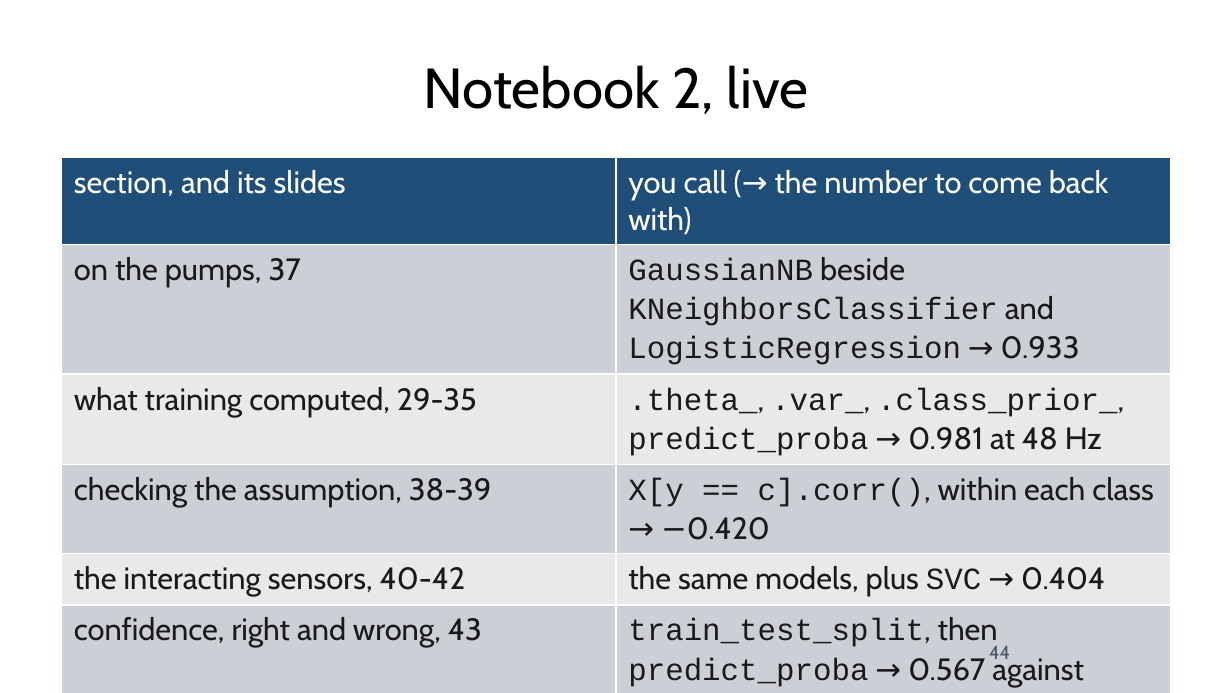
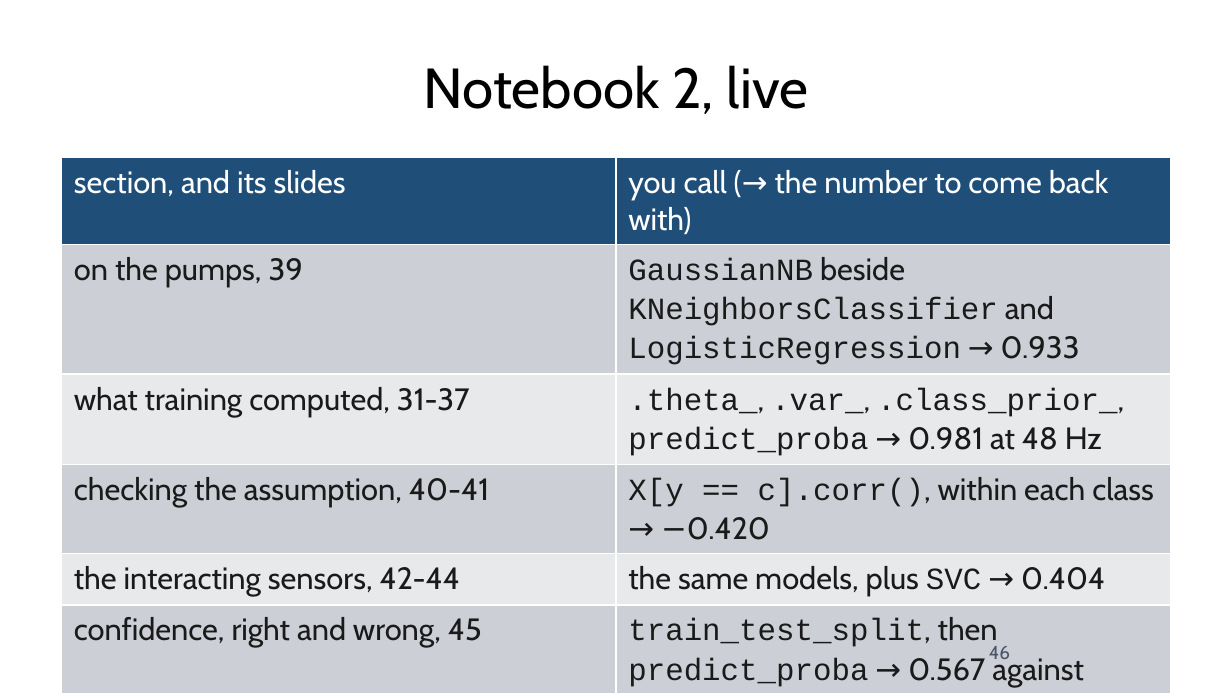
Before and after one commit to fabioantonini/technologies-for-artificial-intelligence, a slide deck: slide 46 of Lessons/06_knn_naive_bayes_svm/Slides/knn_naive_bayes_svm_slides.pptx (slide 44 before the commit). Drawn at 1232x693 pixels with LibreOffice and Linux fonts; fonts in the diff are those of the drawing; background and template pictures are left out. Boxes give left, top, right and bottom in pixels: in the first picture for what was removed or moved away, otherwise in the second. Text is boxed around its words. In the diff, an @@ line names an element or a change of style, - is before the commit and + after.

```diff
--- a/Lessons/06_knn_naive_bayes_svm/Slides/knn_naive_bayes_svm_slides.pptx
+++ b/Lessons/06_knn_naive_bayes_svm/Slides/knn_naive_bayes_svm_slides.pptx
@@ table at <box>62,158,1170,691</box> @@
-row 2, column 1: on the pumps, 37
+row 2, column 1: on the pumps, 39
-row 3, column 1: what training computed, 29-35
+row 3, column 1: what training computed, 31-37
-row 4, column 1: checking the assumption, 38-39
+row 4, column 1: checking the assumption, 40-41
-row 5, column 1: the interacting sensors, 40-42
+row 5, column 1: the interacting sensors, 42-44
-row 6, column 1: confidence, right and wrong, 43
+row 6, column 1: confidence, right and wrong, 45
@@ page number at <box>989,646,1010,659</box>: text changed @@
-44
+46
```
Also in this commit, not shown: 16 other slides changed, 2 slides added, 12 other files.
